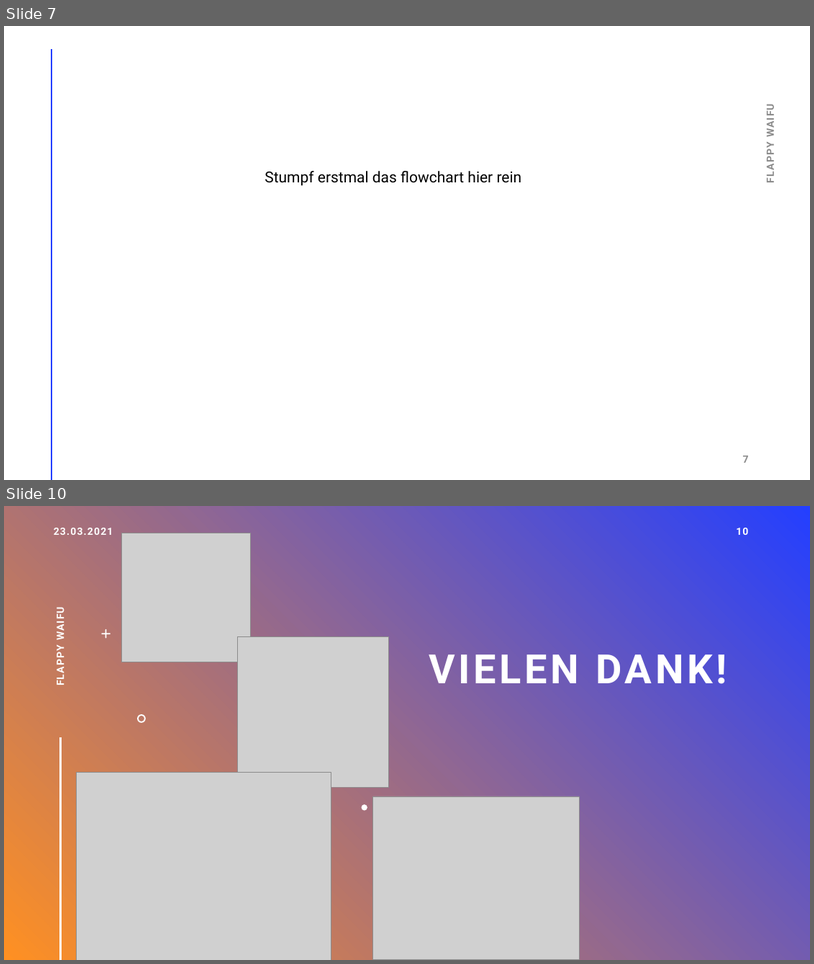
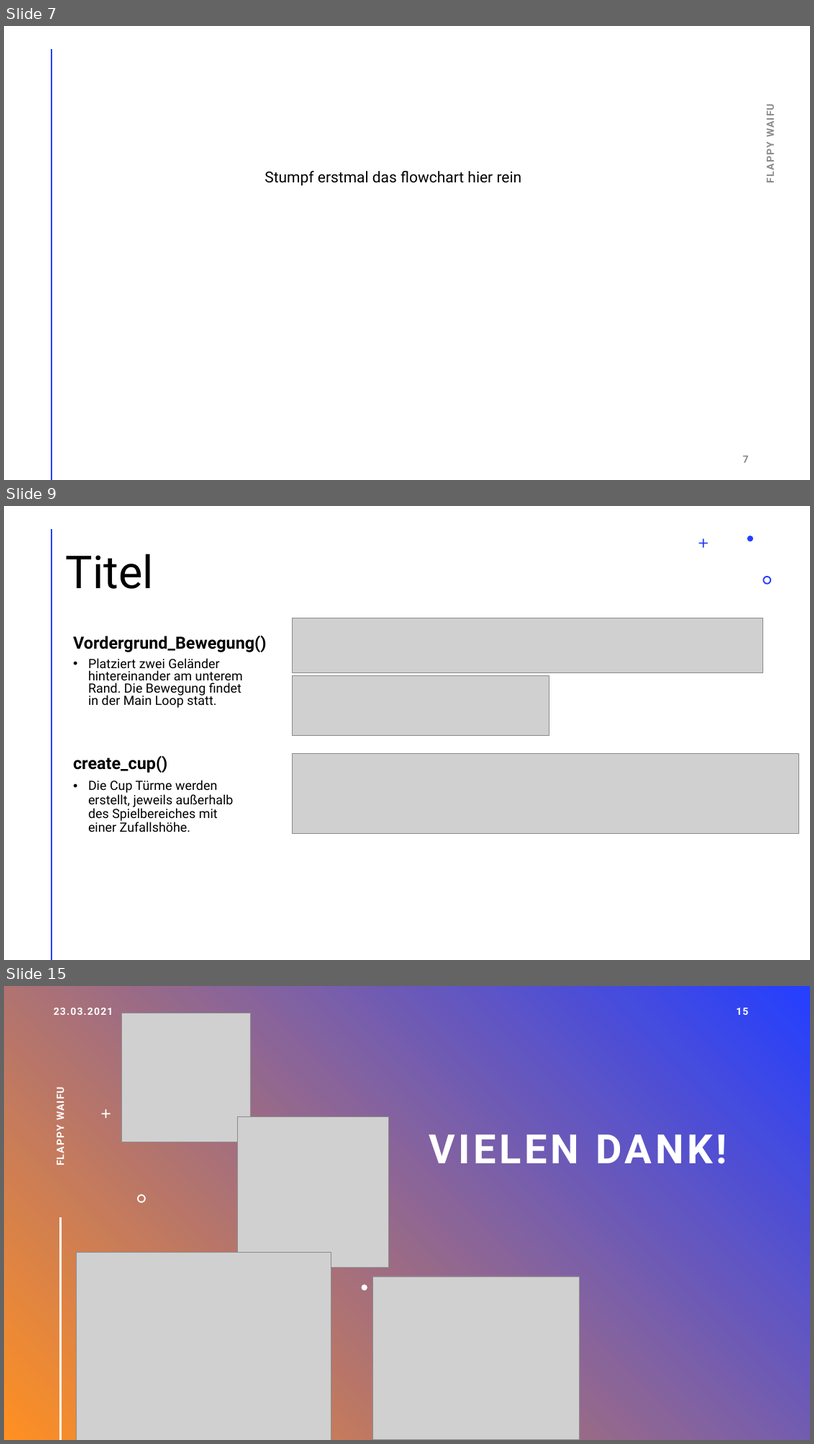
Before and after one commit to Bunnykiller151/projectFlappyWaifu, a slide deck: Flappy_Waifu.pptx. Shown one above the other, each under a label of ours: slides 7 and 10 before the commit, slides 7, 9 and 15 after it; the slides between them are not shown. The pictures are 814x964 and 814x1444 pixels, drawn with LibreOffice and Linux fonts; fonts in the diff are those of the drawing; grey boxes stand for pictures. Boxes give left, top, right and bottom in pixels: in the first picture for what was removed or moved away, otherwise in the second. Text is boxed around its words. In the diff, an @@ line names an element or a change of style, - is before the commit and + after.

```diff
--- a/Flappy_Waifu.pptx
+++ b/Flappy_Waifu.pptx
@@ slide 9 added at (x1=4, y1=506, x2=810, y2=960), background #FFFFFF; not listed: 1 template element that a slide beside it also shows @@
@@ freeform shape added at (x1=699, y1=538, x2=708, y2=548), fill #243FFF @@
@@ freeform shape added at (x1=748, y1=536, x2=754, y2=542), fill #243FFF @@
@@ title added at (x1=66, y1=554, x2=154, y2=589), 54 pt, text #000000 @@
+Titel
@@ freeform shape added at (x1=763, y1=576, x2=772, y2=584), fill #243FFF @@
@@ text added at (x1=73, y1=635, x2=267, y2=652), 20 pt, text #000000, bold @@
+Vordergrund_Bewegung()
@@ picture added at (x1=293, y1=618, x2=764, y2=672) @@
@@ text added at (x1=88, y1=658, x2=243, y2=708), 15.3 pt, text #000000 @@
+• Platziert zwei Geländer hintereinander am unterem Rand. Die Bewegung findet in der Main Loop statt.
@@ picture added at (x1=293, y1=675, x2=550, y2=735) @@
@@ text added at (x1=73, y1=755, x2=167, y2=772), 20 pt, text #000000, bold @@
+create_cup()
@@ picture added at (x1=293, y1=754, x2=800, y2=833) @@
@@ text added at (x1=88, y1=780, x2=234, y2=831), 15.3 pt, text #000000 @@
+• Die Cup Türme werden erstellt, jeweils außerhalb des Spielbereiches mit einer Zufallshöhe.
@@ what was slide 10 is now slide 15 @@
@@ page number at (x1=736, y1=1008, x2=748, y2=1015): text changed @@
-10
+15
```
Also in this commit, not shown: 1 slide changed, 5 other slides added, 1 slide removed.
